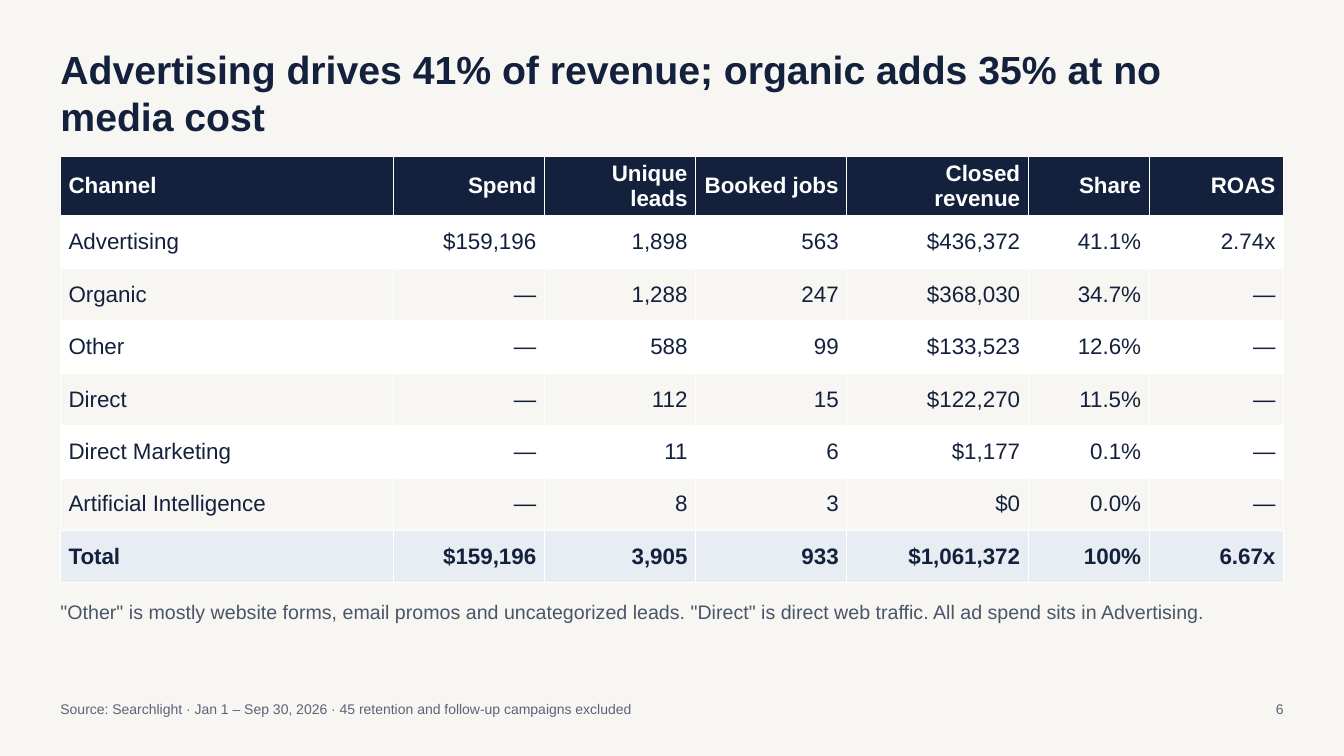
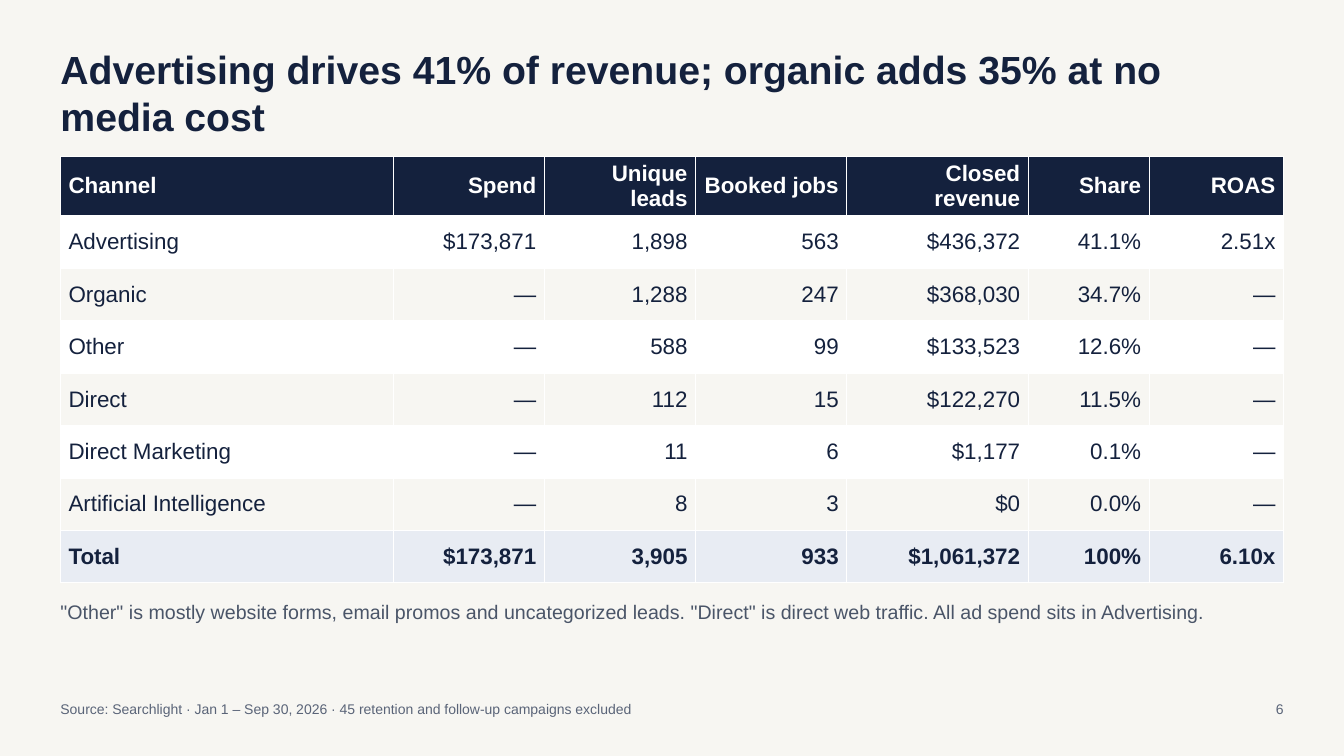
Before and after one commit to MktgCAP/Searchlight-YTD-Analysis, a slide deck: slide 6 of Coastal-Air-Plus-YTD-Performance-Sep2026.pptx. Drawn at 1344x756 pixels with LibreOffice and Linux fonts; fonts in the diff are those of the drawing. Boxes give left, top, right and bottom in pixels: in the first picture for what was removed or moved away, otherwise in the second. Text is boxed around its words. In the diff, an @@ line names an element or a change of style, - is before the commit and + after.

```diff
--- a/Coastal-Air-Plus-YTD-Performance-Sep2026.pptx
+++ b/Coastal-Air-Plus-YTD-Performance-Sep2026.pptx
@@ table at <box>60,156,1284,576</box> @@
-row 2, column 2: $159,196
+row 2, column 2: $173,871
-row 2, column 7: 2.74x
+row 2, column 7: 2.51x
-row 8, column 2: $159,196
+row 8, column 2: $173,871
-row 8, column 7: 6.67x
+row 8, column 7: 6.10x
```
Also in this commit, not shown: 3 other slides changed.
